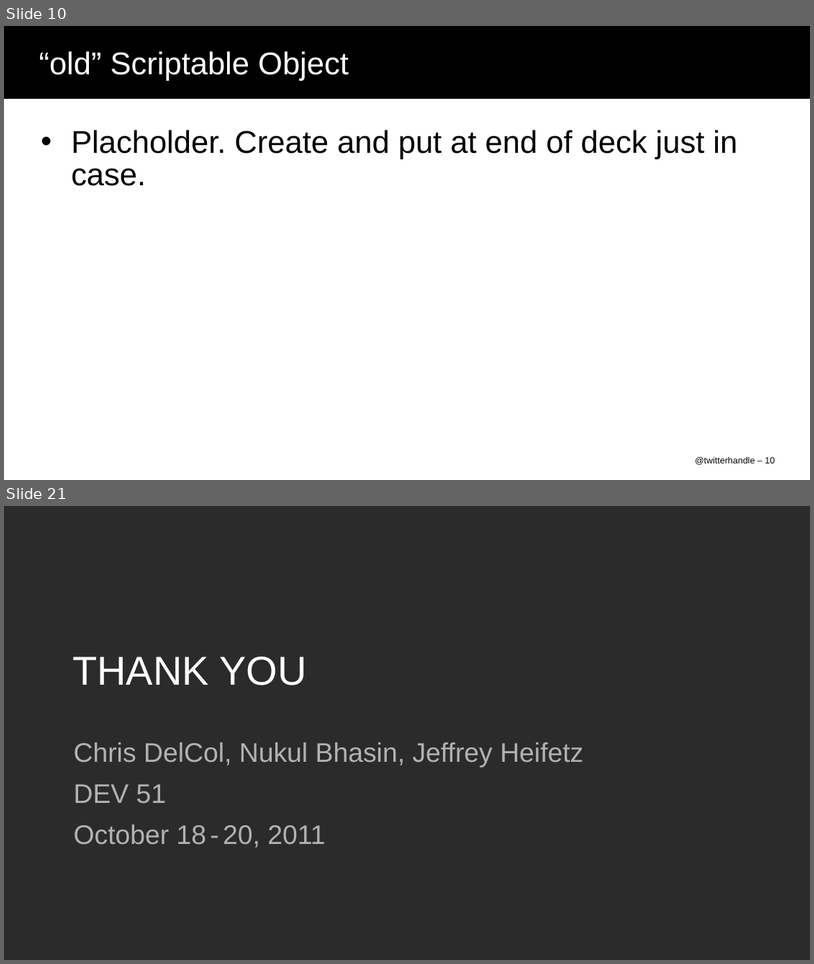
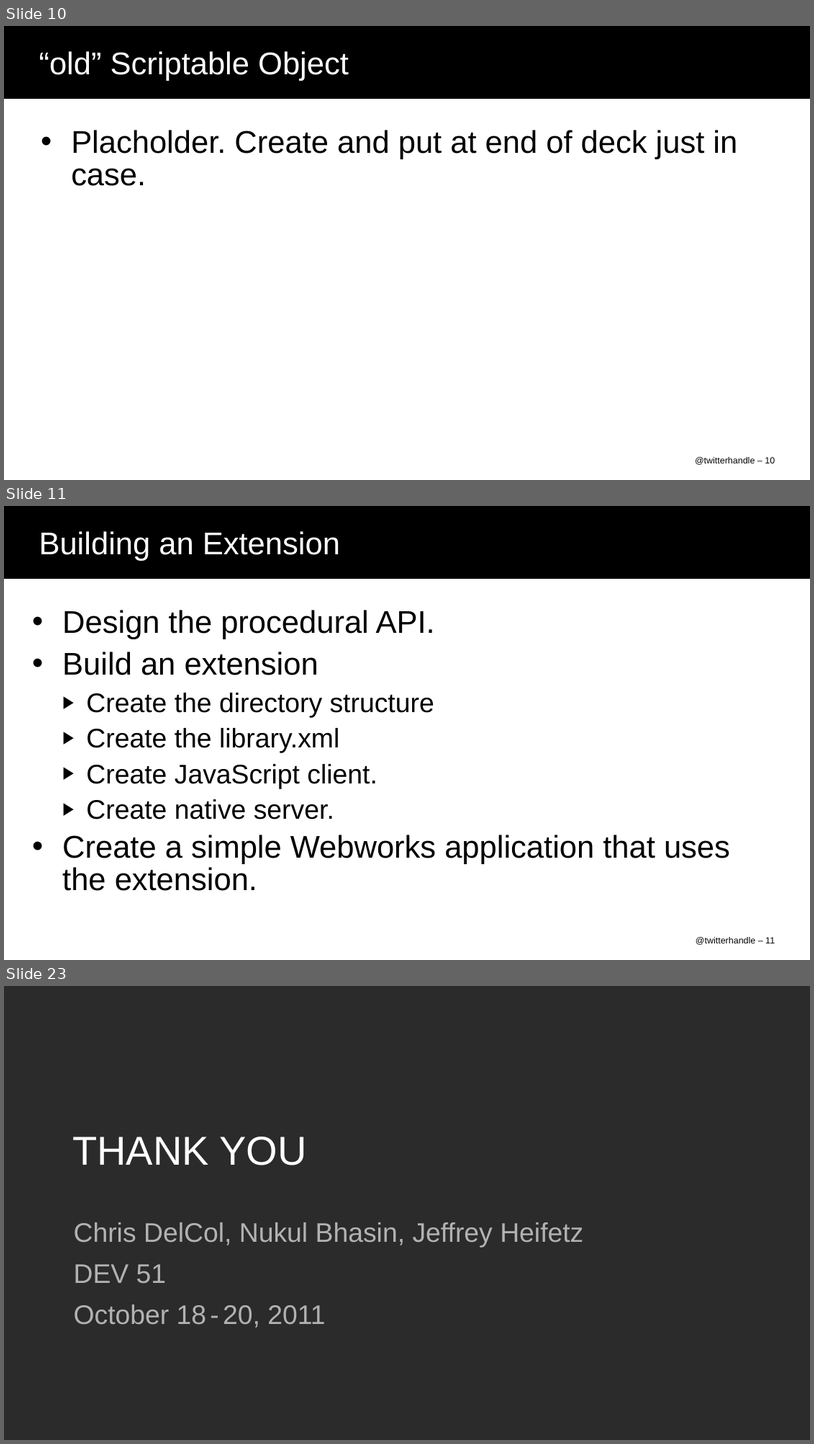
Before and after one commit to nukulb/devcon-demo, a slide deck: DEV51_DelCol.ppt. Shown one above the other, each under a label of ours: slides 10 and 21 before the commit, slides 10, 11 and 23 after it; the slides between them are not shown. The pictures are 814x964 and 814x1444 pixels, drawn with LibreOffice and Linux fonts; fonts in the diff are those of the drawing; background and template pictures are left out; a plain dark background stands for a picture behind light text. Boxes give left, top, right and bottom in pixels: in the first picture for what was removed or moved away, otherwise in the second. Text is boxed around its words. In the diff, an @@ line names an element or a change of style, - is before the commit and + after.

```diff
--- a/DEV51_DelCol.ppt
+++ b/DEV51_DelCol.ppt
@@ slide 11 added at [4,506,810,960], background #FFFFFF; not listed: 1 template element that a slide beside it also shows @@
@@ title added at [39,531,340,561], 28 pt, text #FFFFFF @@
+Building an Extension
@@ text added at [62,610,730,890], 28 pt, text #000000 @@
+• Design the procedural API.
+• Build an extension
+  ▶ Create the directory structure
+  ▶ Create the library.xml
+  ▶ Create JavaScript client.
+  ▶ Create native server.
+• Create a simple Webworks application that uses the extension.
@@ page number added at [696,937,775,944], 8 pt, text #000000 @@
+@twitterhandle – 11
@@ what was slide 21 is now slide 23 @@
```
Also in this commit, not shown: 8 slides changed, 4 other slides added, 3 slides removed.
